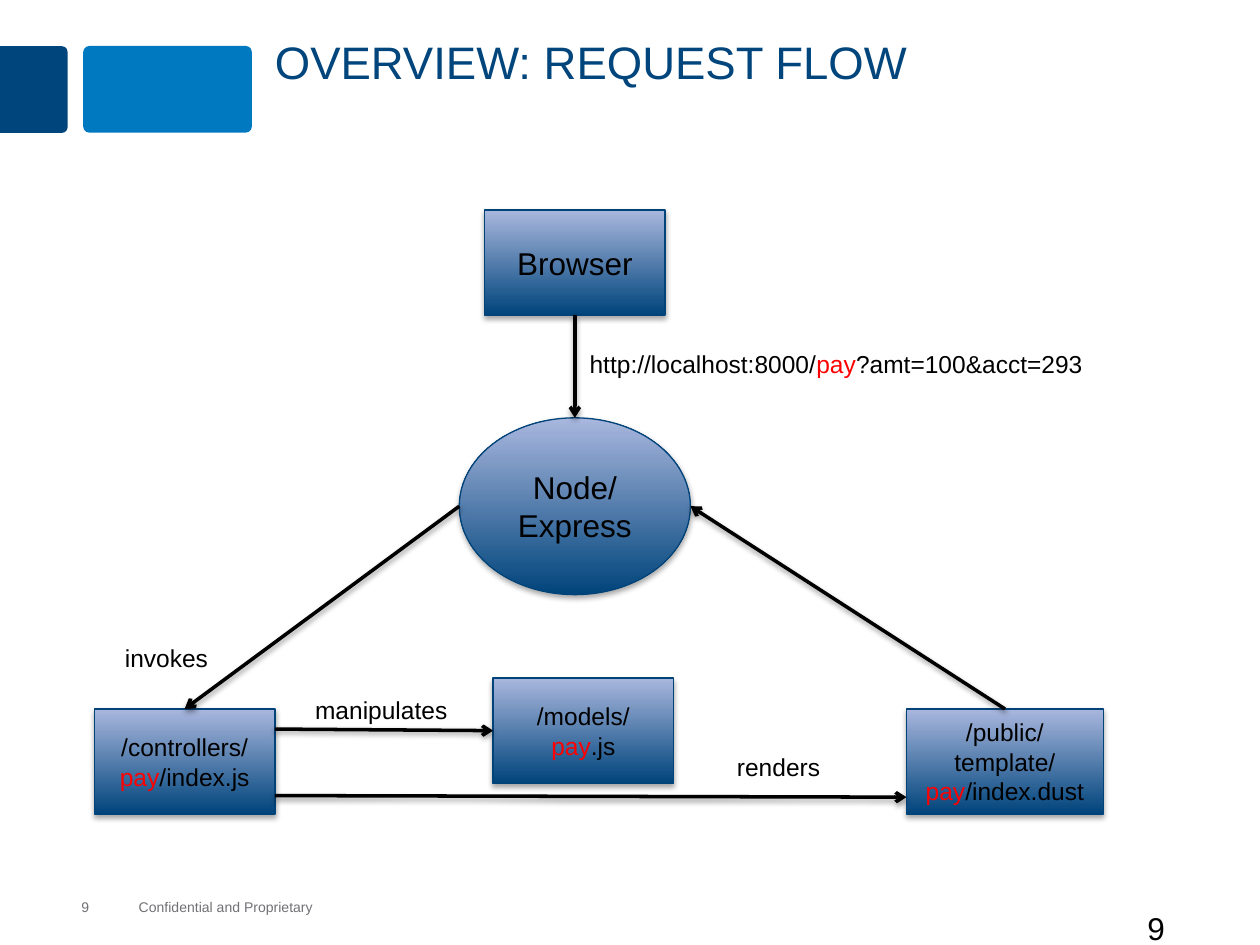
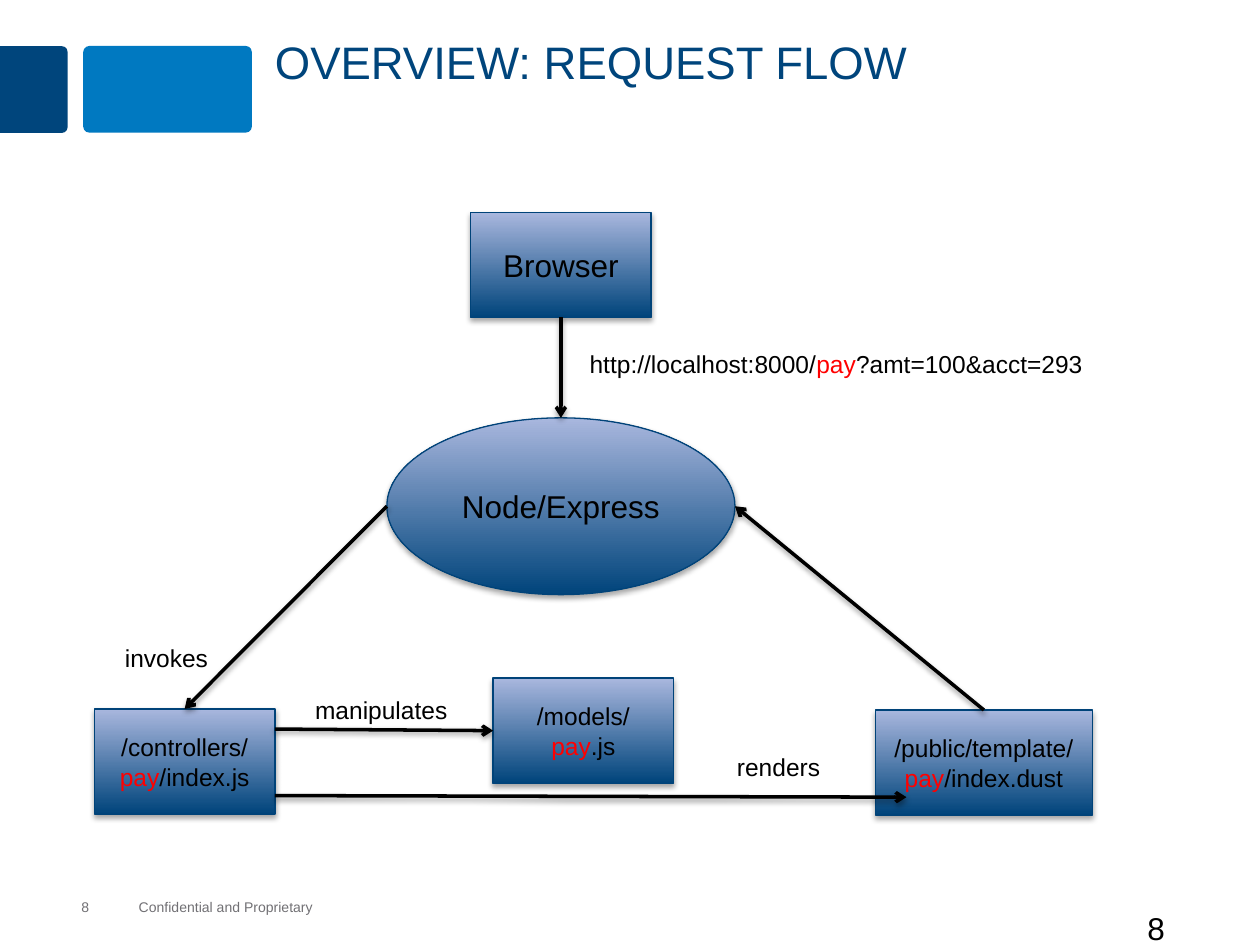
Before and after one commit to MaxMillington/nodePractice, a slide deck: slide 8 of node/lesson-80-kraken/kraken.pptx (slide 9 before the commit). Drawn at 1260x945 pixels with LibreOffice and Linux fonts; fonts in the diff are those of the drawing; background and template pictures are left out. Boxes give left, top, right and bottom in pixels: in the first picture for what was removed or moved away, otherwise in the second. Text is boxed around its words. In the diff, an @@ line names an element or a change of style, - is before the commit and + after.

```diff
--- a/node/lesson-80-kraken/kraken.pptx
+++ b/node/lesson-80-kraken/kraken.pptx
@@ rectangle "Browser": place and size @@
-rectangle "Browser" at <box>485,210,665,315</box>
+rectangle "Browser" at <box>471,212,651,316</box>
@@ arrow moved from (575, 315) - (575, 418) to (561, 318) - (561, 418) @@
@@ ellipse "Node/Express": place and size @@
-ellipse "Node/Express" at <box>460,418,690,595</box>
+ellipse "Node/Express" at <box>387,418,735,595</box>
@@ arrow moved from (460, 507) - (185, 709) to (387, 507) - (185, 709) @@
@@ arrow moved from (1005, 709) - (690, 507) to (984, 711) - (735, 507) @@
@@ rectangle "/public/template/": place and size @@
-rectangle "/public/template/" at <box>906,709,1102,814</box>
+rectangle "/public/template/" at <box>876,711,1092,815</box>
@@ page number at <box>1147,918,1165,941</box>: text changed @@
-9
+8
```
Also in this commit, not shown: 1 other slide changed.
